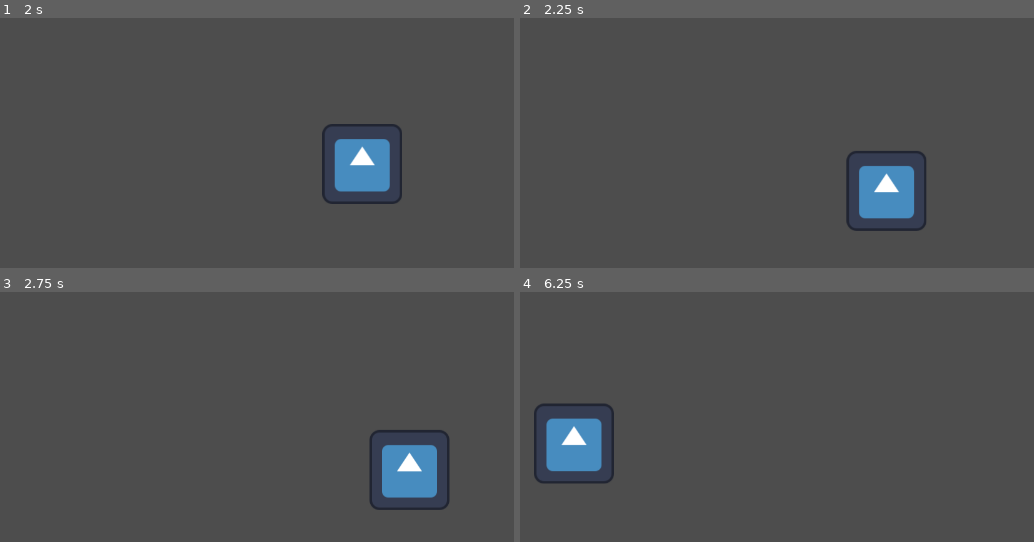
Above: before the commit, frames 1-4 (two rows, left to right).
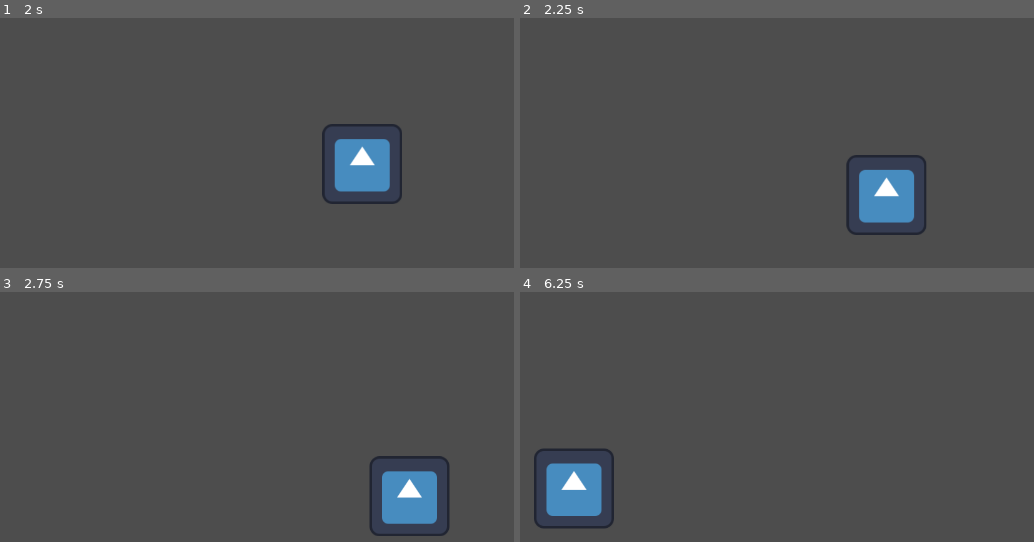
Above: after the commit, the same moments.

Repository: JhonChoulay/the-hackathon-game
Game: Godot game, scene res://Scenes/level.tscn
Same seed, same stepped clock (60 frames per second), same inputs: the game is played once before the commit and once after it. The engine's default icon, where the game draws it, is replaced by a stand-in: a white triangle on a blue panel in a dark square.
Inputs:
- Up to frame 1 (2 s): tap Enter at 0.5 s; hold D (right) 0.53-1.28 s; hold S (down) from 1.28 s (still down)
- Up to frame 2 (2.25 s): release S (down) at 2.03 s; hold D (right) from 2.03 s (still down)
- Up to frame 3 (2.75 s): keep holding D (right)
- Up to frame 4 (6.25 s): release D (right) at 2.78 s; hold W (up) 2.78-3.53 s; hold A (left) 3.53-5.03 s; hold S (down) 5.03-5.78 s; hold D (right) from 5.78 s (still down)

Frame 1 is identical in both runs. In frame 2, 1.2% of the frame differs, in the area x 63-79%, y 53-87%; in frame 3, 3.1%; in frame 4, 4.8%, in the area x 2-19%, y 44-95%.

Commit message:
Fixed a bug when moving on the y axis and replaced a variable name

Diff:
--- a/Projects/Scenes/player.gd
+++ b/Projects/Scenes/player.gd
@@ -4,7 +4,7 @@
 	var y = 0
 	@export var loss = 5
 	@export var gain = 5
-	@export var max = 100
+	@export var maximum = 100
 
 var speed = speed_class.new()
 # Called when the node enters the scene tree for the first time.
@@ -50,4 +50,3 @@
 				speed.y -= speed.loss #Start losing speed
 			else:
 				speed.y = 0				## End of y axis management
-			speed.y -= speed.loss 			## End of Y axis management
